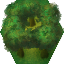
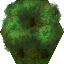
Before/after of a 64 x 64 layered artwork. What changed in the layer stack:
"Layer 3": opacity 100% → 52%, painted on it over [0, 0, 64, 64]
added layer "Layer 7" in group "Group 1" over [0, 0, 64, 64]
